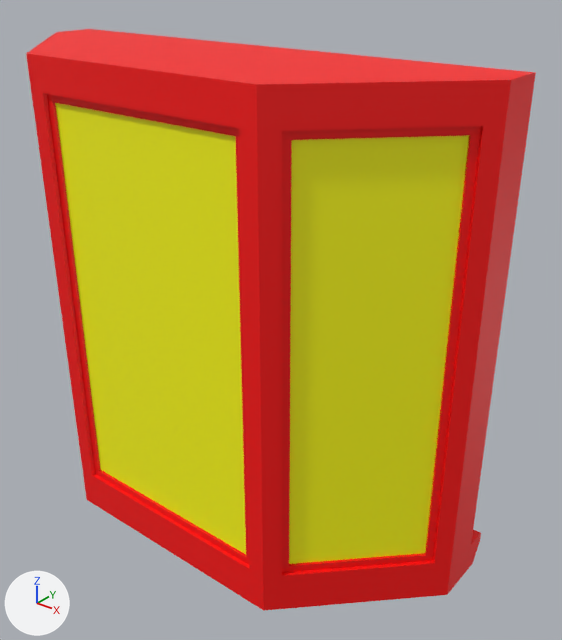
The glTF model assets/windows/window_bay_1.glb as it was, and as the next commit left it.
Both versions are drawn from a 50 mm camera at (7.262, -1.469, 2.316) aimed at (6.127, -0.049, 1.436). The axes (+X, +Y, +Z) are drawn at lower left. The lights are the same throughout. Where no turn or scale is listed for an object, it has been applied to the vertices. Vertices at the same position are counted once.

The first picture shows 'window_bay_1'.
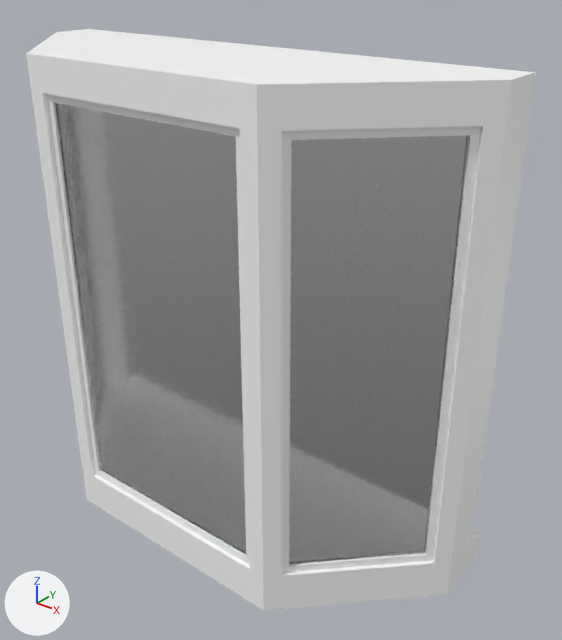
Changed parts and their boxes (x1, y1, x2, y2) in the pictures (562 x 640 px):
part 1 of me_mesh_018, recoloured (red to white)
    both: (26, 29, 536, 610)
part 2 of me_mesh_018, recoloured (yellow to white)
    both: (55, 103, 469, 564)

What changed in the scene script:
```text
Add mat_frame_material:
    mat_frame_material = principled_material('Frame_Material')
    mat_frame_material.base_color = (1.0, 1.0, 1.0)  # white #ffffff
Add mat_glass_material:
    mat_glass_material = principled_material('Glass_Material')
    mat_glass_material.base_color = (0.8, 0.8, 0.8)  # white #e7e7e7
    mat_glass_material.roughness = 0.1
    mat_glass_material.ior = 1.45
    mat_glass_material.transmission_weight = 1.0
Change me_mesh_018:
    where me_mesh_018.from_pydata(...)  # 262 vertices, 520 faces; spans x 5.33..6.67, y -0.386..0.115, z 0.831..2.09
    used by ob_window_bay_1; location = (0.0, 0.0, 0.0)
    me_mesh_018 part 1: all 476 faces that had it switch from mat_window_primary_mat (red #ff0000) to mat_frame_material (white #ffffff)
    me_mesh_018 part 2: all 44 faces that had it switch from mat_window_secondary_mat (yellow #ffff00) to mat_glass_material (white #e7e7e7)
```
